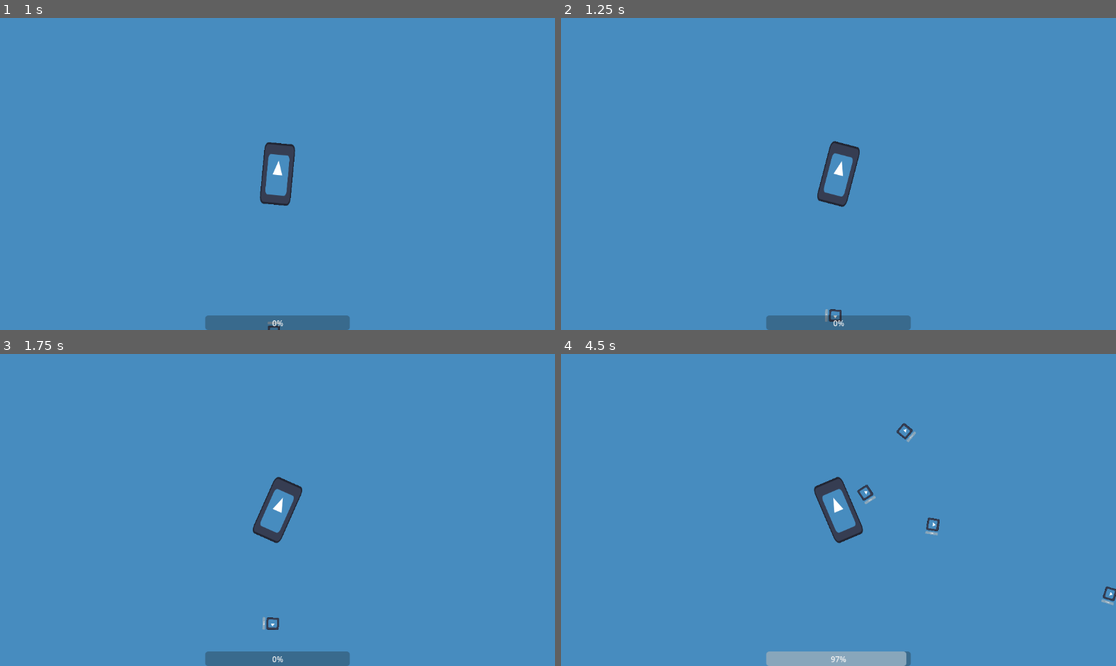
Above: before the commit, frames 1-4 (two rows, left to right).
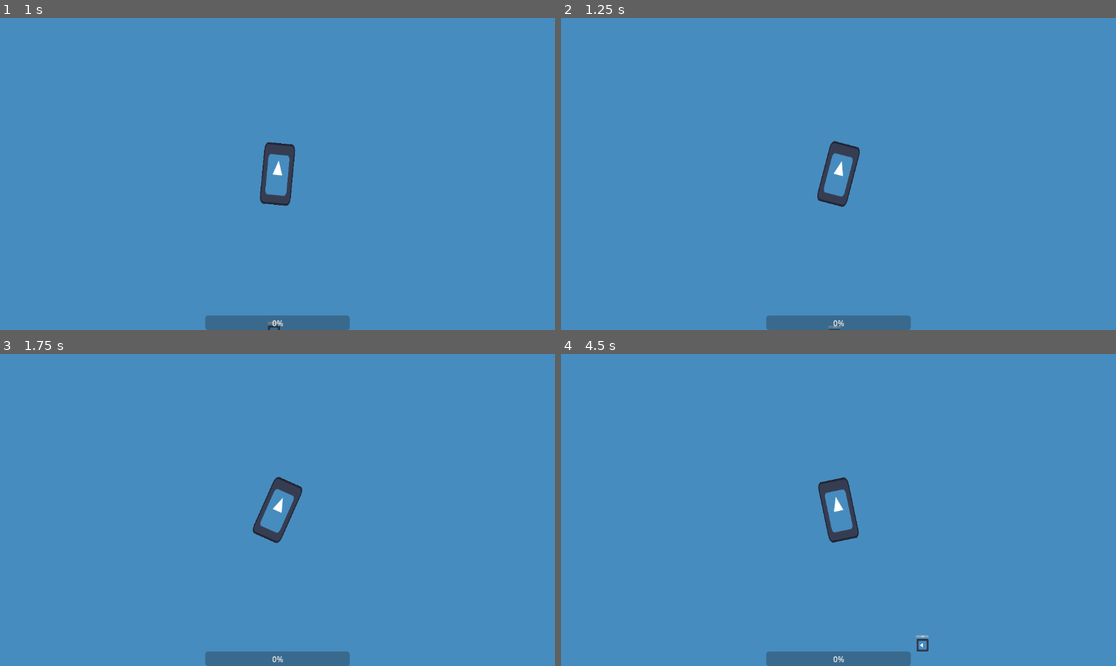
Above: after the commit, the same moments.

Repository: LeBulldoge/torqueterror
Game: Godot game, scene res://Main.tscn
Two runs of this game, one before a commit and one after it. Both use one fixed random seed, a clock stepped at 60 frames per second and the inputs below. The engine's default icon, where the game draws it, is replaced by a stand-in: a white triangle on a blue panel in a dark square.
Inputs:
- Up to frame 1 (1 s): tap Enter at 0.5 s; hold D (steer_right) from 0.53 s (still down); tap S (decelerate) at 0.6 s
- Up to frame 2 (1.25 s): keep holding D (steer_right)
- Up to frame 3 (1.75 s): release D (steer_right) at 1.28 s; hold A (steer_left) from 1.28 s (still down); tap S (decelerate) at 1.35 s
- Up to frame 4 (4.5 s): release A (steer_left) at 2.03 s; hold D (steer_right) 2.03-2.78 s; tap S (decelerate) every 0.75 s from 2.1 to 4.35 s; hold W (accelerate) 2.78-3.53 s; hold A (steer_left) from 3.53 s (still down)

Frame 1 is identical in both runs. In frame 2, less than 0.1% of the frame differs, in the area x 47-51%, y 93-100%; in frame 3, less than 0.1%; in frame 4, 2.0%, in the area x 36-100%, y 22-100%.

Commit message:
Split ai modules up

Diff:
--- a/Main.tscn
+++ b/Main.tscn
@@ -28,6 +28,7 @@
 health = SubResource("Resource_tswo0")
 
 [node name="SpawnTimer" type="Timer" parent="."]
+one_shot = true
 
 [node name="SpawnPath" type="Path2D" parent="."]
 curve = SubResource("Curve2D_2f5cj")
--- a/ai/attacker.gd
+++ b/ai/attacker.gd
@@ -3,12 +3,8 @@
 
 
 func perform(enemy: Enemy):
-	enemy.look_at(enemy.target.global_position)
-
 	if enemy.position.distance_to(enemy.target.position) < enemy.weapon.range:
 		shoot(enemy)
-	else:
-		walk(enemy)
 
 
 func shoot(enemy: Enemy):
@@ -16,10 +12,3 @@
 		return
 
 	enemy.weapon.attack(enemy.target.health)
-
-
-func walk(enemy: Enemy):
-	var delta = enemy.get_process_delta_time()
-	enemy.velocity = enemy.transform.x * enemy.speed * 50 * delta
-
-	enemy.move_and_slide()
--- /dev/null
+++ b/ai/chaser.gd
@@ -0,0 +1,14 @@
+class_name Chaser
+extends AIModule
+
+func perform(enemy: Enemy):
+	enemy.look_at(enemy.target.position)
+
+	if enemy.position.distance_to(enemy.target.position) > enemy.weapon.range:
+		walk(enemy)
+
+func walk(enemy: Enemy):
+	enemy.move_and_slide()
+
+	var delta = enemy.get_process_delta_time()
+	enemy.velocity = enemy.transform.x * enemy.speed * 50 * delta
--- /dev/null
+++ b/ai/chaser.tres
@@ -0,0 +1,6 @@
+[gd_resource type="Resource" script_class="Chaser" load_steps=2 format=3 uid="uid://cgdjf571wdqxq"]
+
+[ext_resource type="Script" path="res://ai/chaser.gd" id="1_snn7m"]
+
+[resource]
+script = ExtResource("1_snn7m")
--- /dev/null
+++ b/ai/dasher.gd
@@ -0,0 +1,18 @@
+class_name Dasher
+extends Chaser
+
+var is_dashing = false
+
+func perform(enemy: Enemy):
+	if enemy.position.distance_to(enemy.target.position) < 150 && not is_dashing:
+		await dash(enemy)
+
+
+func dash(enemy: Enemy):
+	is_dashing = true
+	var elapsed = 0
+	var dash_time = 1.0
+
+	while elapsed < dash_time:
+		enemy.position = enemy.position.lerp(enemy.position + -enemy.transform.x * 20, (elapsed / dash_time))
+		elapsed += enemy.get_process_delta_time()
--- /dev/null
+++ b/ai/dasher.tres
@@ -0,0 +1,6 @@
+[gd_resource type="Resource" script_class="Dasher" load_steps=2 format=3 uid="uid://cfnhel1doy1vg"]
+
+[ext_resource type="Script" path="res://ai/dasher.gd" id="1_56ca7"]
+
+[resource]
+script = ExtResource("1_56ca7")
--- a/enemy/Enemy.tscn
+++ b/enemy/Enemy.tscn
@@ -1,15 +1,16 @@
-[gd_scene load_steps=5 format=3 uid="uid://cvcqrhnsop3m7"]
+[gd_scene load_steps=6 format=3 uid="uid://cvcqrhnsop3m7"]
 
 [ext_resource type="Script" path="res://enemy/enemy.gd" id="1_onqrk"]
 [ext_resource type="Texture2D" uid="uid://bqs2kod2xac7k" path="res://icon.svg" id="2_3pnbj"]
 [ext_resource type="Resource" uid="uid://ng1j5fewnk7l" path="res://ai/attacker.tres" id="2_fh1ns"]
+[ext_resource type="Resource" uid="uid://cfnhel1doy1vg" path="res://ai/dasher.tres" id="3_ecmg2"]
 
 [sub_resource type="CircleShape2D" id="CircleShape2D_qy78n"]
 radius = 14.0357
 
 [node name="Enemy" type="CharacterBody2D" groups=["enemies"]]
 script = ExtResource("1_onqrk")
-ai_modules = Array[Resource("res://ai/ai_module.gd")]([ExtResource("2_fh1ns")])
+ai_modules = Array[Resource("res://ai/ai_module.gd")]([ExtResource("3_ecmg2"), ExtResource("2_fh1ns")])
 
 [node name="Sprite2D" type="Sprite2D" parent="."]
 rotation = -1.5708
--- a/enemy/enemy.gd
+++ b/enemy/enemy.gd
@@ -29,7 +29,7 @@
 
 func _process(delta):
 	for module in ai_modules:
-		await module.perform(self)
+		module.perform(self)
 
 
 #func _physics_process(delta):
